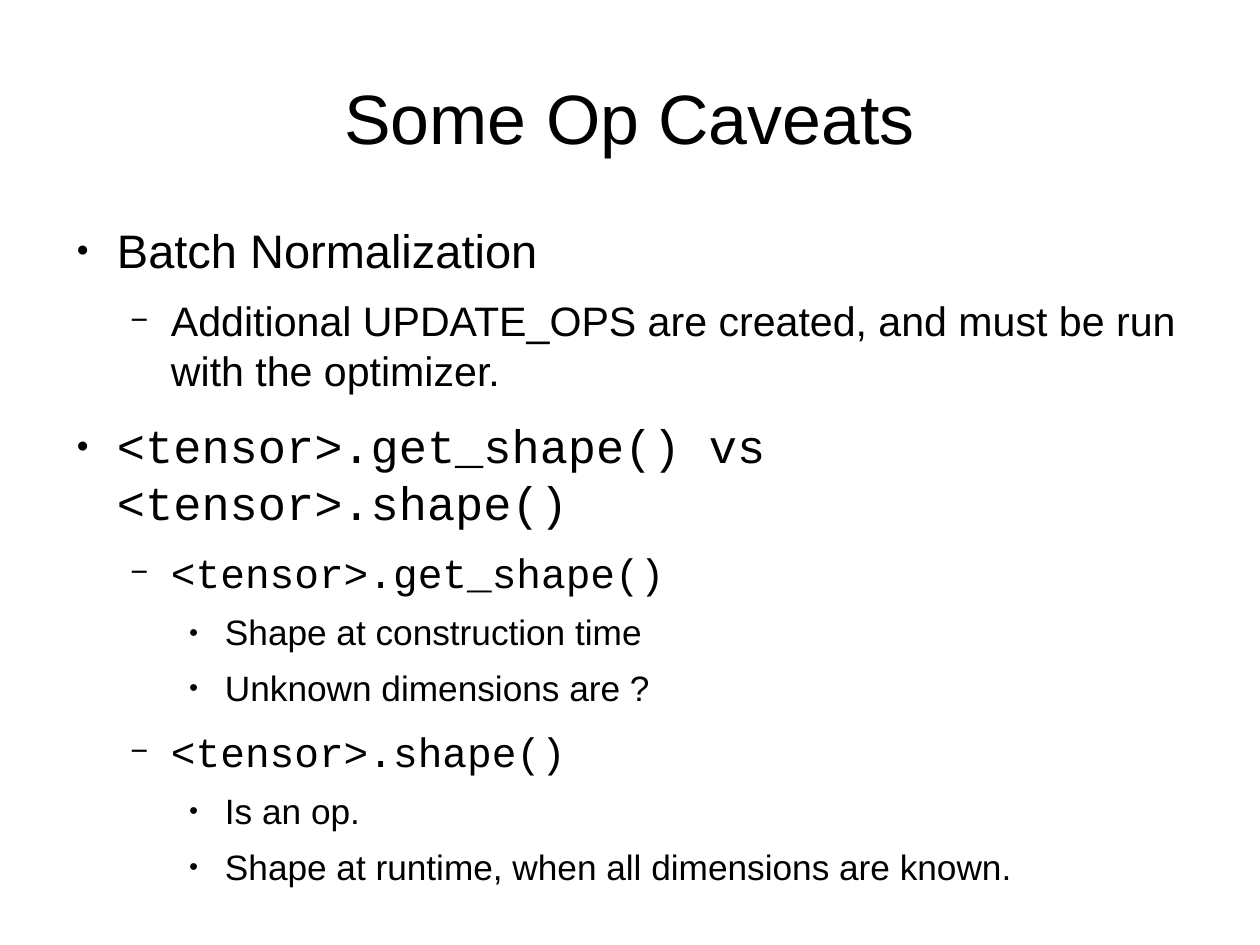
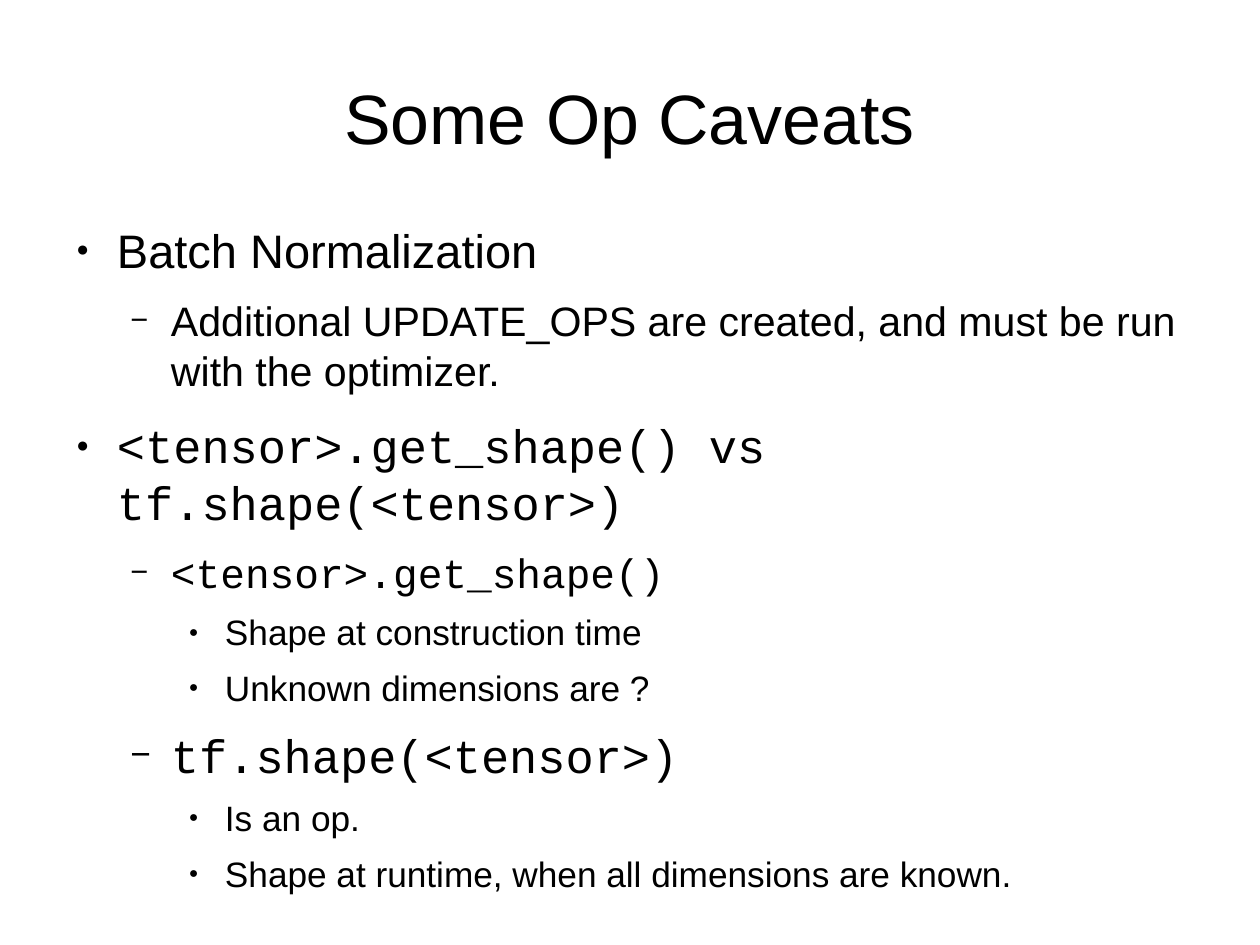
Before and after one commit to gauravmm/DL2.0-Accelerated-Introduction-to-Deep-Learning, a slide deck: slide 20 of intro/tf.odp (slide 18 before the commit). Drawn at 1260x945 pixels with LibreOffice and Linux fonts; fonts in the diff are those of the drawing. Boxes give left, top, right and bottom in pixels: in the first picture for what was removed or moved away, otherwise in the second. Text is boxed around its words. In the diff, an @@ line names an element or a change of style, - is before the commit and + after.

```diff
--- a/intro/tf.odp
+++ b/intro/tf.odp
@@ text at (x1=117, y1=430, x2=765, y2=530): text changed @@
-● <tensor>.get_shape() vs <tensor>.shape()
+● <tensor>.get_shape() vs tf.shape(<tensor>)
@@ text at (x1=171, y1=739, x2=678, y2=783): text changed; size 25.9 to 29.6 pt @@
-  − <tensor>.shape()
+  − tf.shape(<tensor>)
```
Also in this commit, not shown: 3 other slides changed, 2 slides added, 1 other file.
